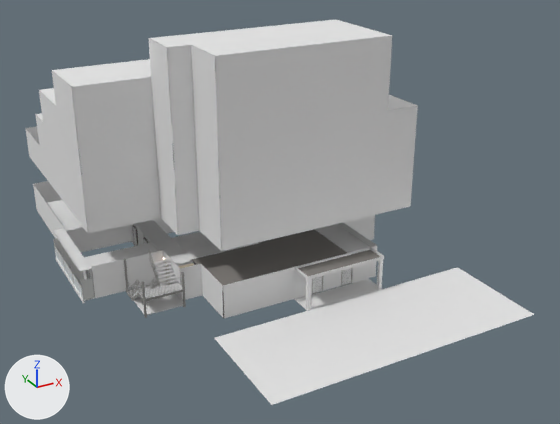
One commit to the glTF model build/floor_1.glb: the scene before it, then after it.
Camera for both pictures: a 50 mm camera at (-13.3, -75.4, 31.6) aimed at (16.3, -21.6, 4.7). Arrows for +X, +Y and +Z are at lower left; the lights stay in place. The older version comes first. Where no turn or scale is listed for an object, it has been applied to the vertices. Vertices at exactly the same position are counted once.

The first picture shows 'Bal_floor', 'Bal_part', 'Ceiling', 'ExtStair_deck', 'ExtStair_rail', 'J2_roomwall', 'Massing', 'Porch', 'Wall_003', 'Wall_017' and 12 more.
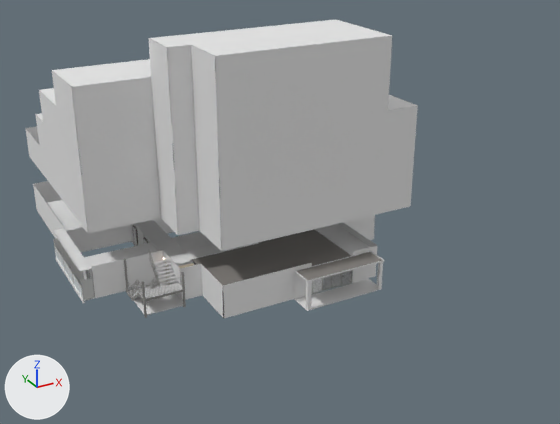
Diff of the bpy script that builds the scene:
```diff
--- a/build/floor_1.glb.py
+++ b/build/floor_1.glb.py
@@ me_massing @@
 # used by ob_massing; location = (0.0, 0.0, 0.0)
-me_massing.from_pydata(...)  # 477 vertices, 380 faces; spans x 0.0..26.0, y -28.1..0.0, z 0.0..20.3
+me_massing.from_pydata(...)  # 481 vertices, 382 faces; spans x 0.0..26.0, y -28.1..0.0, z 0.0..20.3
+# me_massing part 1
+# 17 faces are deleted
+# 4 vertices are added at (15.6, -28.1, 0.0), (15.6, -28.1, 2.9), (19.6, -28.1, 0.0), (19.6, -28.1, 2.9)
+# 19 new faces join them
 me_massing.materials.append(mat_mx_mass)
@@ me_porch @@
 # used by ob_porch; location = (0.0, 0.0, 0.0)
-me_porch.from_pydata(...)  # 40 vertices, 34 faces; spans x 6.0..29.2, y -39.2..-28.1, z 0.0..3.0
+me_porch.from_pydata(...)  # 36 vertices, 32 faces; spans x 14.0..21.2, y -30.2..-28.1, z 0.0..2.7
+# me_porch part 2: the loose piece of 4 vertices spanning x 6.0..29.2, y -39.2..-30.2, z 0.0 is deleted
+# me_porch part 3: 20 vertices moved from x 14.0..21.2, y -30.2..-28.1, z 2.8..3.0 to x 14.0..21.2, y -30.2..-28.1, z 2.5..2.7
 me_porch.materials.append(mat_m_stone)
-me_porch.materials.append(mat_m_paving)  # white #e7e7e7
 me_porch.materials.append(mat_m_extwall)
```

What differs and where, as boxes (x1, y1, x2, y2) in the pictures (560 x 424 px; the box of a moved part takes in the faces that stretch with it):
'Porch', reshaped (72% narrower, 61% shorter)
    before: (215, 247, 534, 405)
    after: (295, 250, 384, 311)
part 1 of me_massing, moved or reshaped
    both: (169, 19, 418, 318)
part 2 of me_porch, deleted
    before: (215, 267, 534, 405)
part 3 of me_porch, moved or reshaped
    before: (295, 247, 384, 310)
    after: (295, 250, 384, 310)
